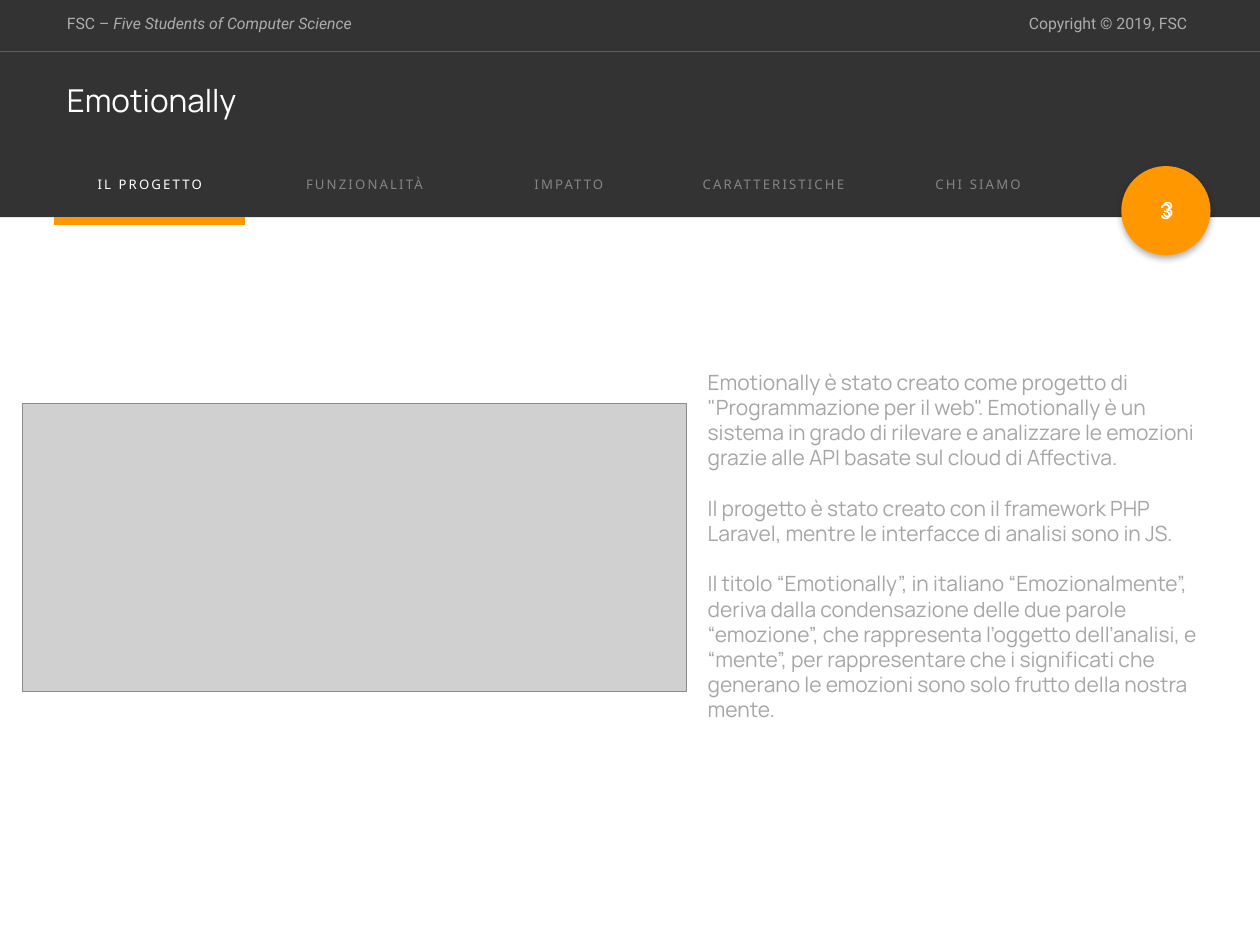
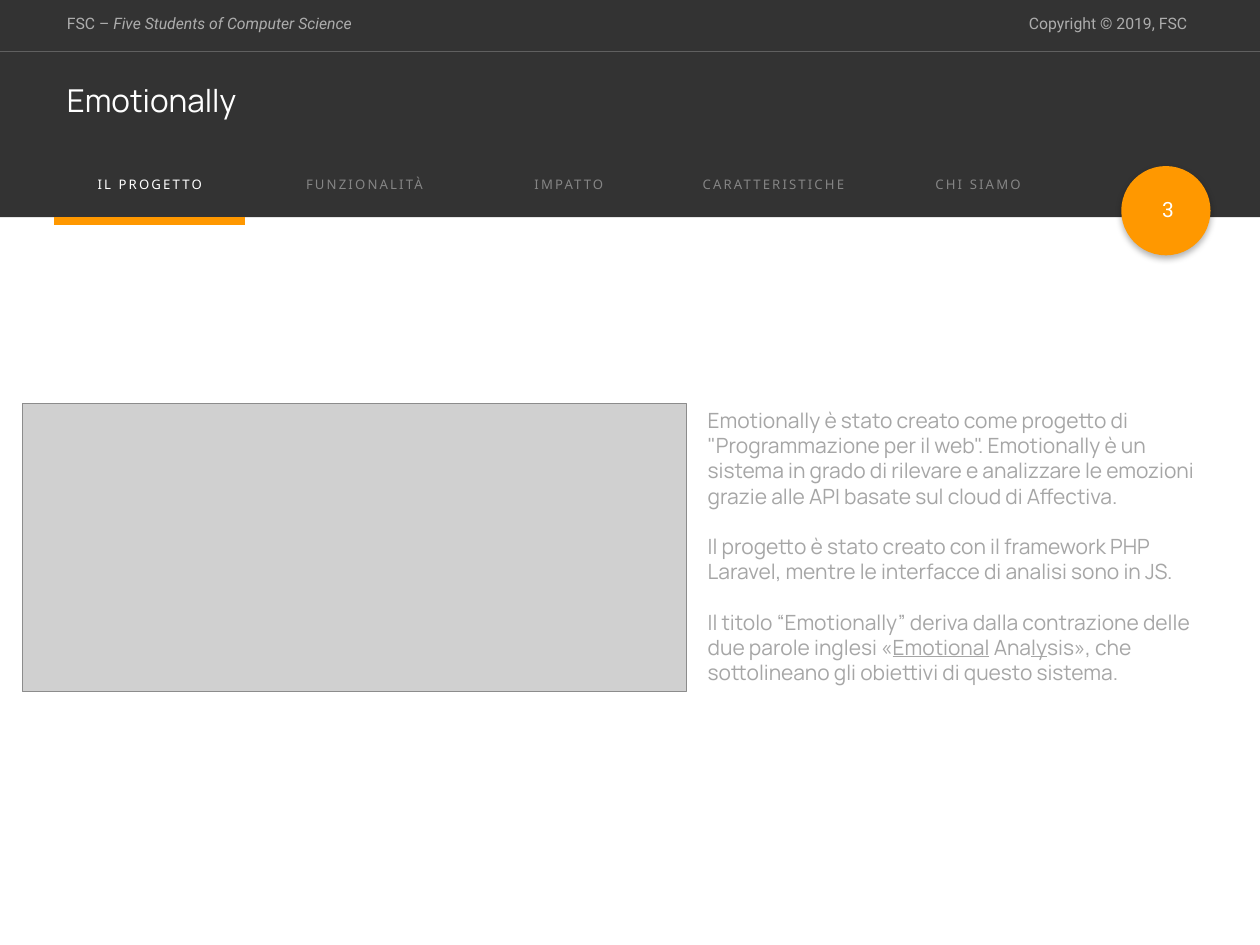
Before and after one commit to F-S-C/Emotionally, a slide deck: slide 3 of presentation/PresentazionePPW.pptx. Drawn at 1260x945 pixels with LibreOffice and Linux fonts; fonts in the diff are those of the drawing; grey boxes stand for pictures. Boxes give left, top, right and bottom in pixels: in the first picture for what was removed or moved away, otherwise in the second. Text is boxed around its words. In the diff, an @@ line names an element or a change of style, - is before the commit and + after.

```diff
--- a/presentation/PresentazionePPW.pptx
+++ b/presentation/PresentazionePPW.pptx
@@ text removed at [1162,202,1174,220] @@
-3
@@ text "Emotionally è stato creato come ...": place and size @@
-text "Emotionally è stato creato come ..." at [708,374,1196,717]
+text "Emotionally è stato creato come ..." at [708,412,1193,685]
@@ text at [708,615,1190,685]: text changed @@
-Il titolo “Emotionally”, in italiano “Emozionalmente”, deriva dalla condensazione delle due parole “emozione”, che rappresenta l’oggetto dell’analisi, e “mente”, per rappresentare che i significati che generano le emozioni sono solo frutto della nostra mente.
+Il titolo “Emotionally” deriva dalla contrazione delle due parole inglesi «Emotional Analysis», che sottolineano gli obiettivi di questo sistema.
```
Also in this commit, not shown: 1 other slide changed, 1 slide added, 5 other files.
